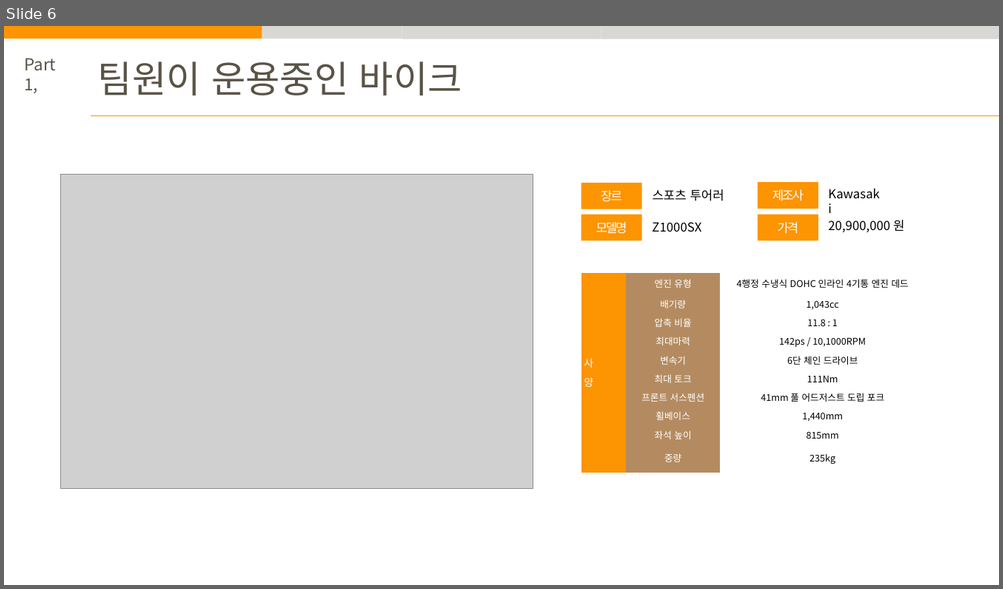
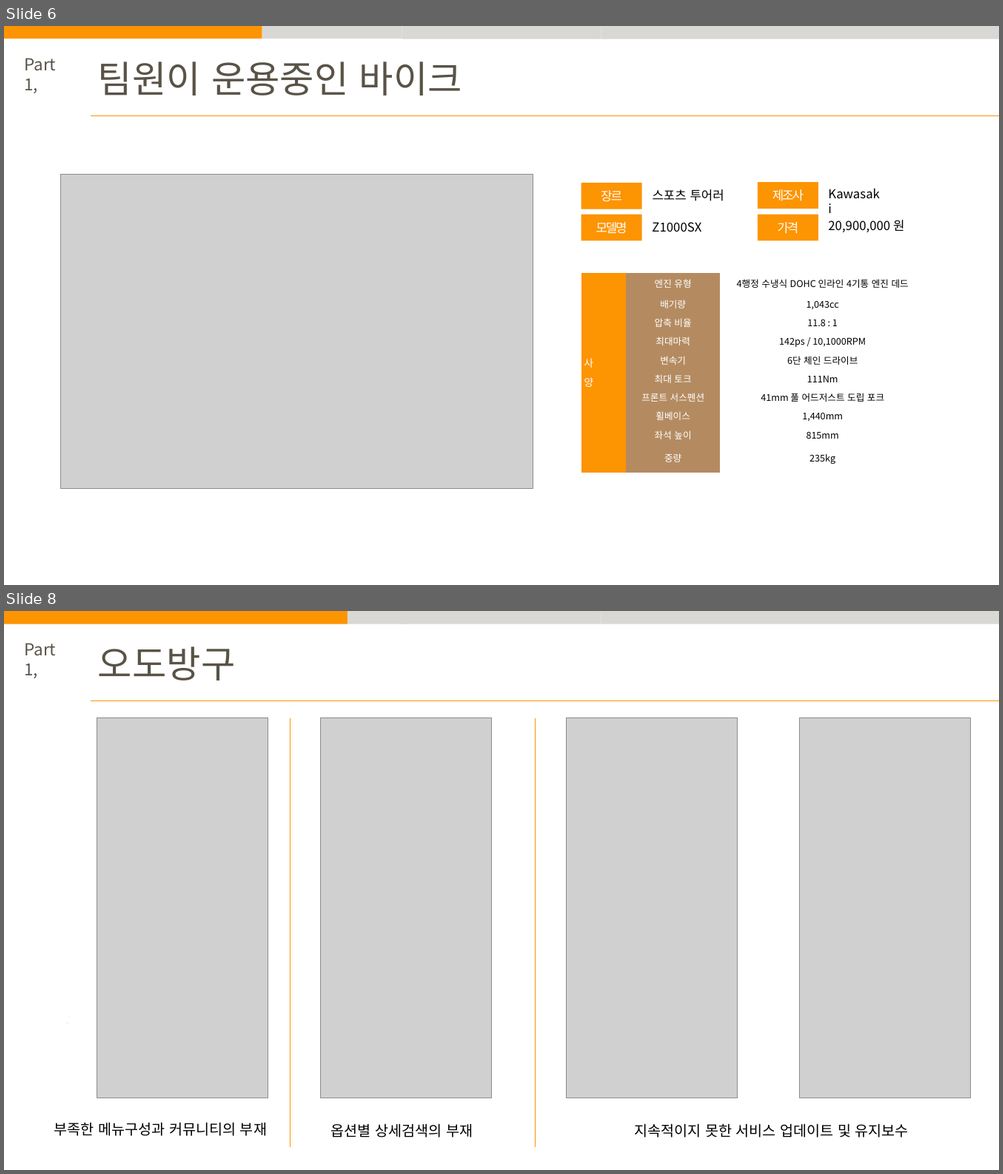
Before and after one commit to jowunnal/INCOPOST, a slide deck: 계획서/인코포스트 발표자료.pptx. Shown one above the other, each under a label of ours: slide 6 before the commit, slides 6 and 8 after it; the slides between them are not shown. The pictures are 1003x589 and 1003x1174 pixels, drawn with LibreOffice and Linux fonts; fonts in the diff are those of the drawing; grey boxes stand for pictures. Boxes give left, top, right and bottom in pixels: in the first picture for what was removed or moved away, otherwise in the second. Text is boxed around its words. In the diff, an @@ line names an element or a change of style, - is before the commit and + after.

```diff
--- a/계획서/인코포스트 발표자료.pptx
+++ b/계획서/인코포스트 발표자료.pptx
@@ slide 8 added at [4,611,999,1170], background #FFFFFF @@
@@ rectangle added at [4,611,347,624], fill #FD9401 @@
@@ rectangle added at [347,611,403,624], fill #D9D8D5 @@
@@ rectangle added at [401,611,601,624], fill #D9D8D5 @@
@@ rectangle added at [601,611,800,624], fill #D9D8D5 @@
@@ rectangle added at [800,611,999,624], fill #D9D8D5 @@
@@ text added at [25,643,57,678], 16 pt, text #595347 @@
+Part 1,
@@ text added at [98,647,235,681], 36 pt, text #595347 @@
+오도방구
@@ line added from (91, 701) to (999, 701), #FD9401 0.5 pt @@
@@ picture added at [97,718,268,1098] @@
@@ line added from (290, 718) to (290, 1148), #FD9401 0.5 pt @@
@@ picture added at [320,718,491,1098] @@
@@ line added from (535, 718) to (535, 1148), #FD9401 0.5 pt @@
@@ picture added at [566,718,737,1098] @@
@@ picture added at [800,718,970,1098] @@
@@ freeform shape added at [65,1017,69,1024], fill #3B3838, outline #FFFFFF 0.48 pt @@
@@ text added at [54,1122,267,1136], 14 pt, text #000000 @@
+부족한 메뉴구성과 커뮤니티의 부재
@@ text added at [331,1124,472,1138], 14 pt, text #000000 @@
+옵션별 상세검색의 부재
@@ text added at [634,1124,908,1138], 14 pt, text #000000 @@
+지속적이지 못한 서비스 업데이트 및 유지보수
```
Also in this commit, not shown: 10 slides changed, 2 other slides added, 2 other files.
